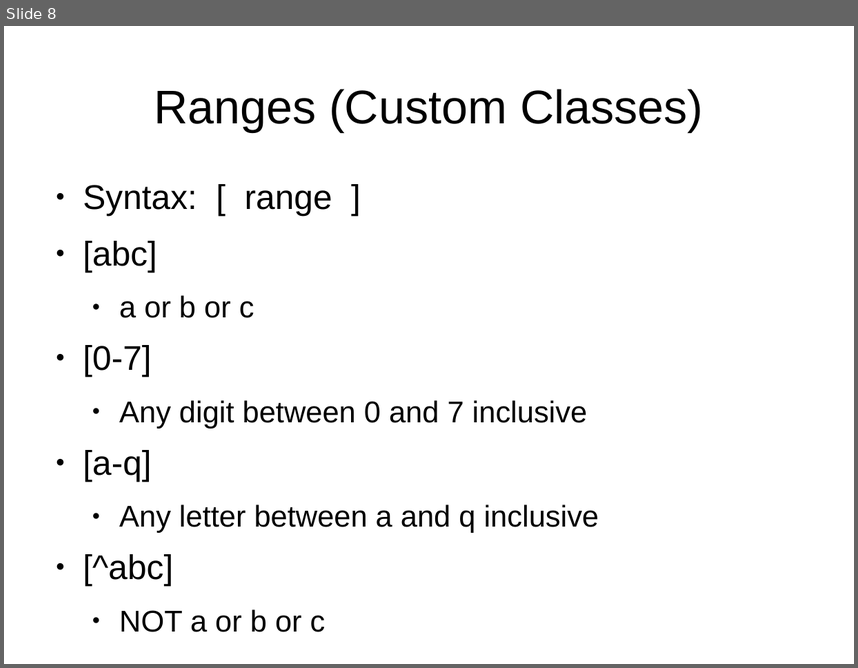
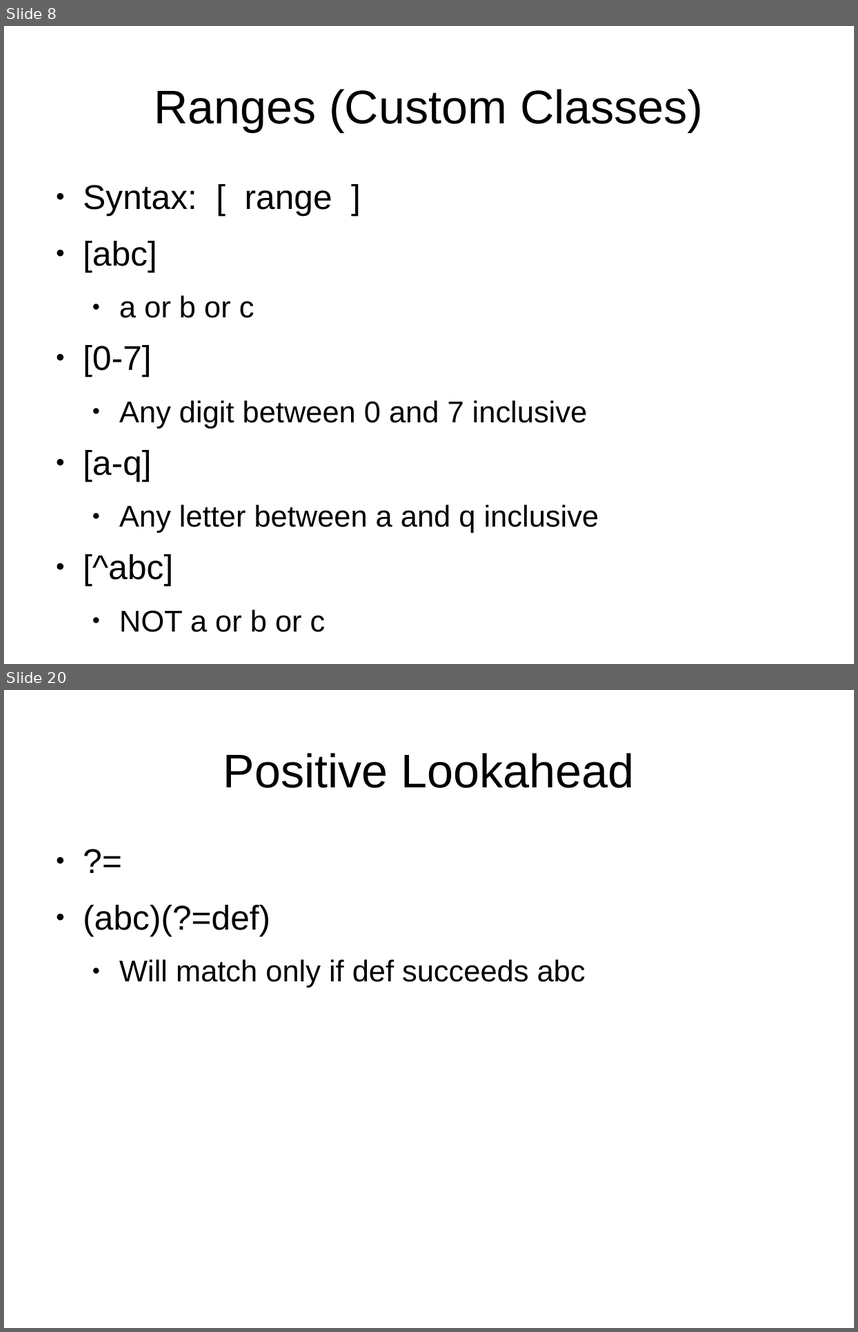
Before and after one commit to spmadden/sse-talks, a slide deck: RegularExpressions/RegEx.odp. Shown one above the other, each under a label of ours: slide 8 before the commit, slides 8 and 20 after it; the slides between them are not shown. The pictures are 858x668 and 858x1332 pixels, drawn with LibreOffice and Linux fonts; fonts in the diff are those of the drawing. Boxes give left, top, right and bottom in pixels: in the first picture for what was removed or moved away, otherwise in the second. Text is boxed around its words. In the diff, an @@ line names an element or a change of style, - is before the commit and + after.

```diff
--- a/RegularExpressions/RegEx.odp
+++ b/RegularExpressions/RegEx.odp
@@ slide 20 added at [4, 690, 854, 1328], background #FFFFFF @@
@@ title added at [223, 753, 634, 788], 44 pt, text #000000 @@
+Positive Lookahead
@@ text added at [83, 905, 586, 987], 28 pt, text #000000 @@
+● ?=
+● (abc)(?=def)
+  ● Will match only if def succeeds abc
```
Also in this commit, not shown: 1 slide changed, 15 other slides added.
